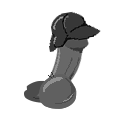
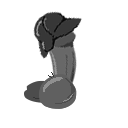
Revision of a layered 128x128 image; what changed, layer by layer:
painted on "kyrp'" over [33, 11, 101, 97]
